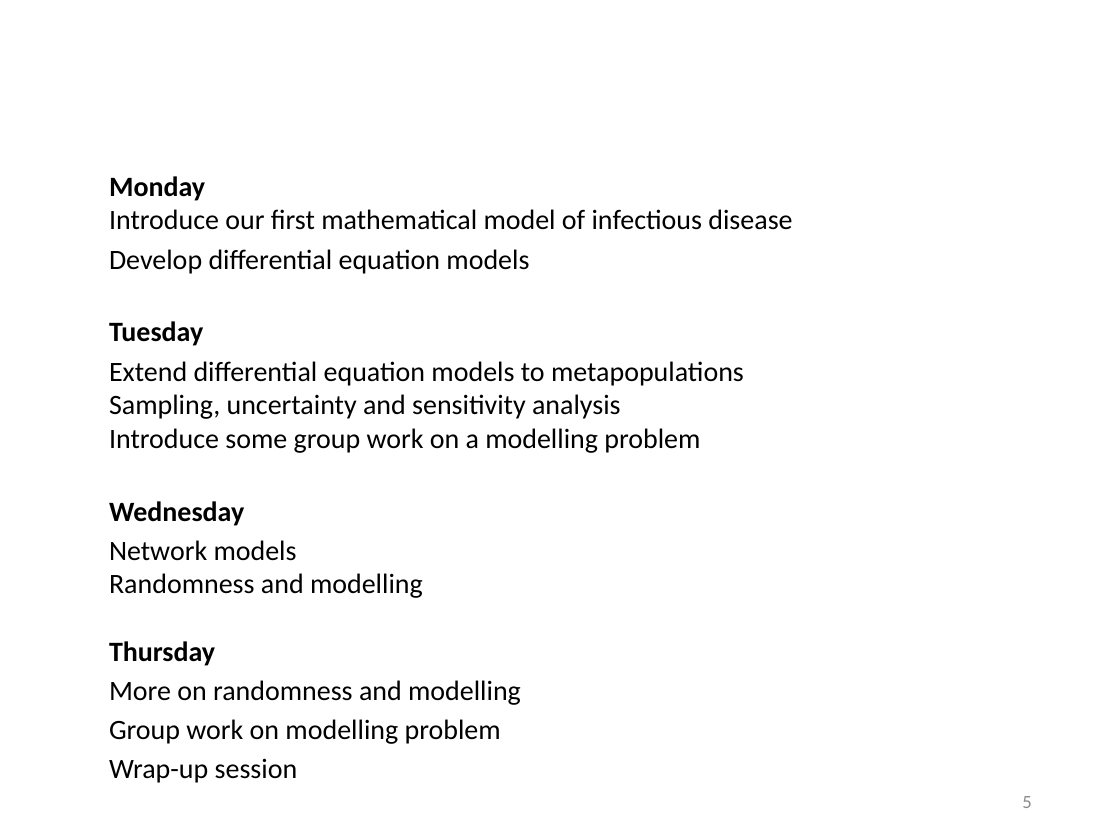
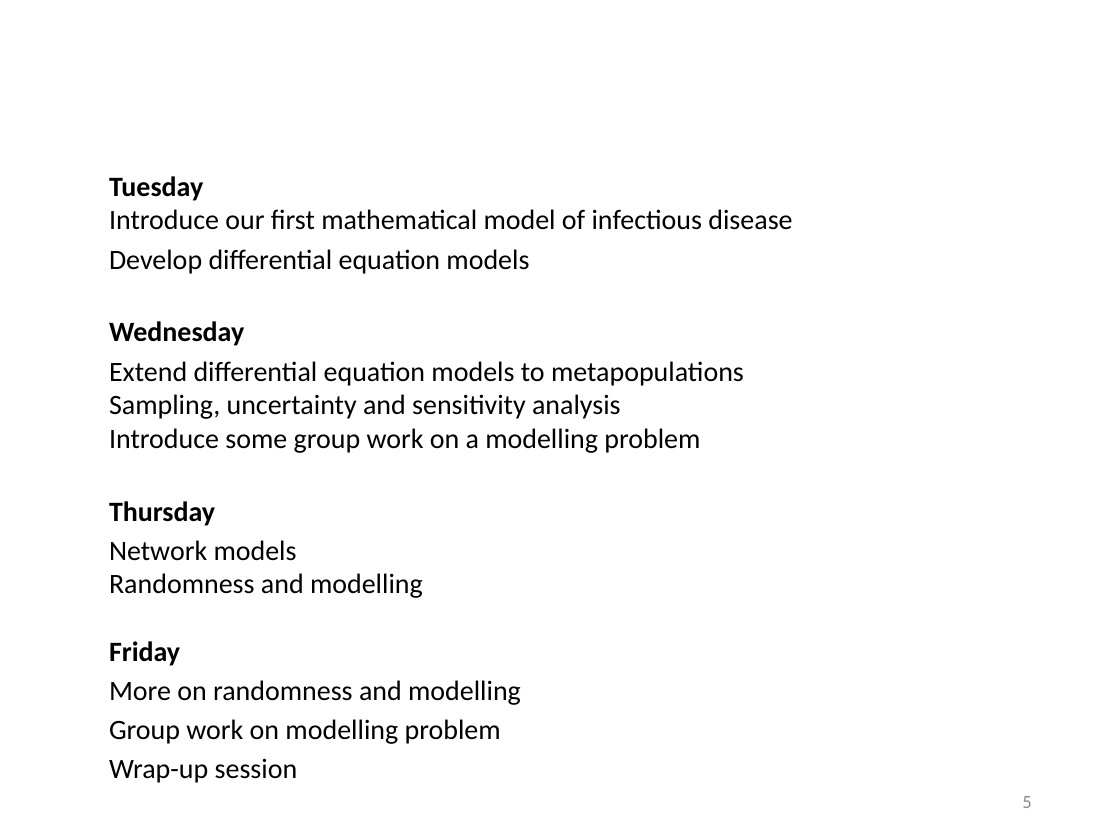
Before and after one commit to cmmid/mtm, a slide deck: slide 6 of slides/Lecture_01_Intro.pptx. Drawn at 1120x840 pixels with LibreOffice and Linux fonts; fonts in the diff are those of the drawing; background and template pictures are left out. Boxes give left, top, right and bottom in pixels: in the first picture for what was removed or moved away, otherwise in the second. Text is boxed around its words. In the diff, an @@ line names an element or a change of style, - is before the commit and + after.

Commit message:
update Intro lectures to reflect 2026 running

```diff
--- a/slides/Lecture_01_Intro.pptx
+++ b/slides/Lecture_01_Intro.pptx
@@ text at bbox=[109, 176, 792, 230]: text changed @@
-  Monday
-  Introduce our first mathematical model of infectious disease
+  Tuesday
+  Introduce our first mathematical model of infectious disease
@@ text at bbox=[109, 321, 244, 346]: text changed @@
-  Tuesday
+  Wednesday
@@ text at bbox=[109, 501, 423, 666]: text changed @@
-  Wednesday
-  Network models
-  Randomness and modelling
-  Thursday
+  Thursday
+  Network models
+  Randomness and modelling
+  Friday
```
Also in this commit, not shown: 3 other slides changed, 1 other file.
